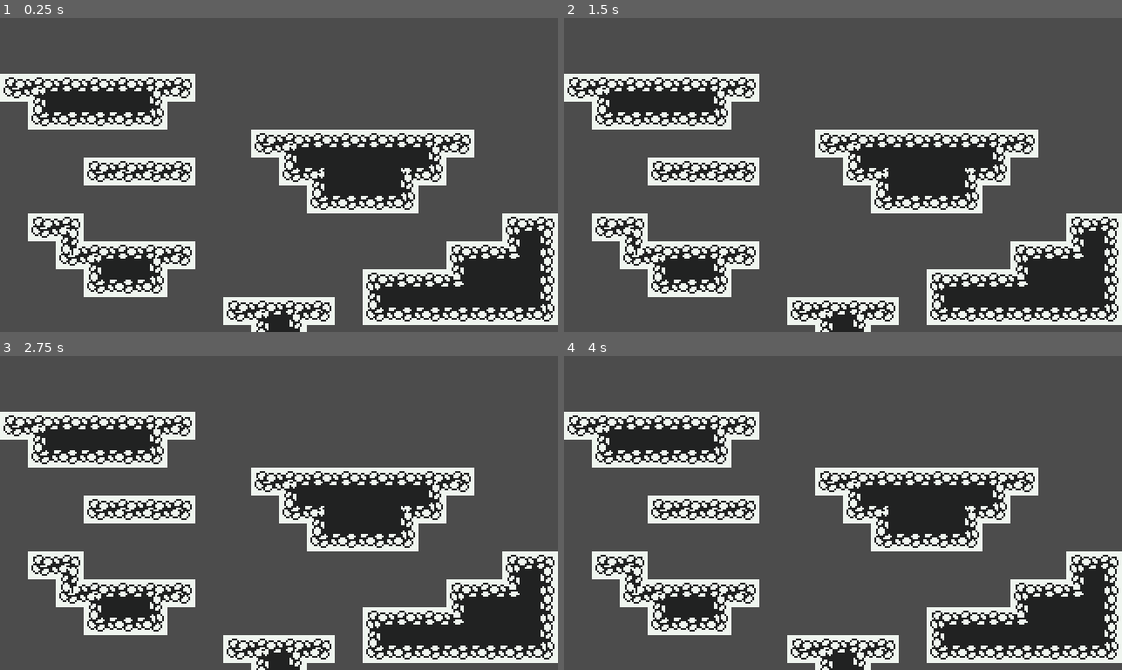
Above: before the commit, frames 1-4 (two rows, left to right).
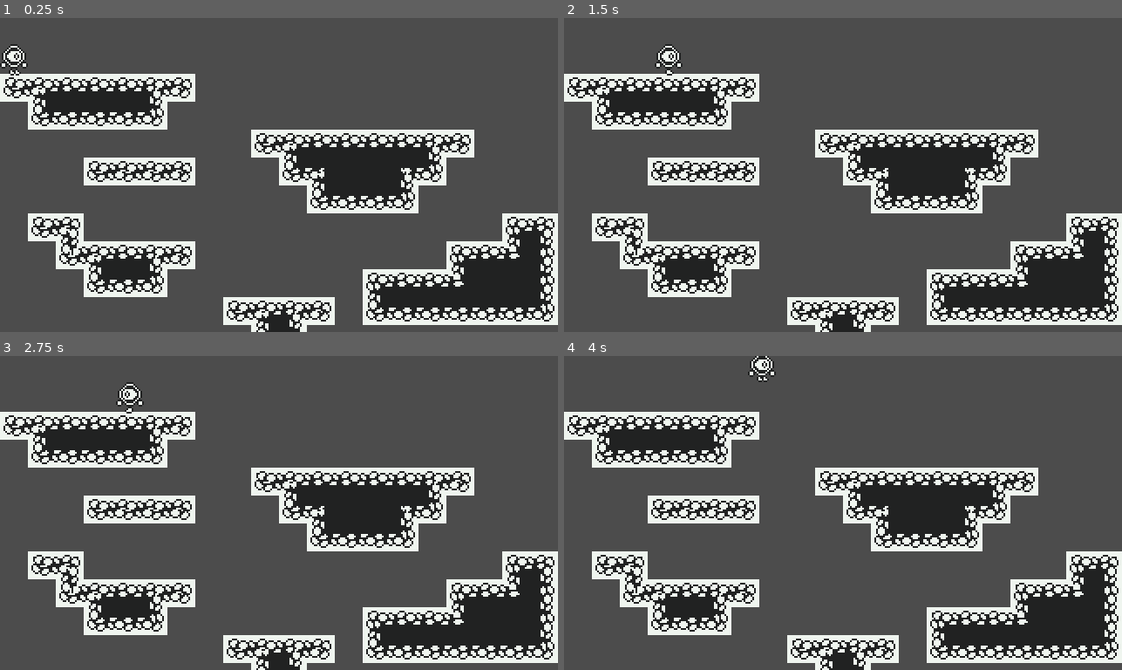
Above: after the commit, the same moments.

Repository: lssalgado/oge-godot
Game: Godot game, scene res://scenes/World.tscn
Same seed, same stepped clock (60 frames per second), same inputs: the game is played once before the commit and once after it.
Inputs:
- Up to frame 1 (0.25 s): no input
- Up to frame 2 (1.5 s): tap Enter at 0.5 s; hold Right (ui_right) from 0.53 s (still down); tap Up (ui_up) at 0.77 s
- Up to frame 3 (2.75 s): tap Up (ui_up) at 1.52 s; release Right (ui_right) at 2.03 s; hold Left (ui_left) from 2.03 s (still down)
- Up to frame 4 (4 s): release Left (ui_left) at 2.78 s; hold Right (ui_right) from 2.78 s (still down); tap Up (ui_up) at 3.02, 3.77 s

The runs differ from the first frame. In frame 1, 0.3% of the frame differs, in the area x 0-5%, y 8-19%; in frame 2, 0.3%; in frame 3, 0.3%; in frame 4, 0.3%.

Commit message:
Improving reset.

Diff:
--- a/scenes/Player.tscn
+++ b/scenes/Player.tscn
@@ -43,7 +43,7 @@
 [node name="Player" type="KinematicBody2D"]
 script = ExtResource( 2 )
 
-[node name="Sprite" type="Sprite" parent="."]
+[node name="Sprite" type="Sprite" parent="." groups=["players"]]
 texture = ExtResource( 1 )
 hframes = 12
 vframes = 4
--- a/scenes/World.tscn
+++ b/scenes/World.tscn
@@ -454,14 +454,12 @@
 } ]
 0/z_index = 0
 
-[node name="World" type="Node2D"]
+[node name="World" type="Node"]
 script = ExtResource( 2 )
-
-[node name="Player" parent="." instance=ExtResource( 1 )]
-position = Vector2( 15, -30 )
+player_scene = ExtResource( 1 )
 
 [node name="TileMap" type="TileMap" parent="."]
 tile_set = SubResource( 48 )
 cell_size = Vector2( 16, 16 )
 format = 1
-tile_data = PoolIntArray( -196609, 0, 4, -262144, 0, 196609, -262143, 0, 196609, -262142, 0, 7, -131073, 0, 65539, -196606, 0, 65539, -65537, 0, 65539, -131070, 0, 65539, -1, 0, 196612, -65536, 0, 196609, -65535, 0, 196609, -65534, 0, 196615, 131072, 0, 196608, 131073, 0, 6, 131074, …(1162 unchanged characters)…
+tile_data = PoolIntArray( 131072, 0, 196608, 131073, 0, 6, 131074, …(1162 unchanged characters)…
--- a/scripts/World.gd
+++ b/scripts/World.gd
@@ -1,19 +1,29 @@
-extends Node2D
+extends Node
+
+export(PackedScene) var player_scene
 
 const START_POSITION = Vector2(8.0, 24.0)
+var player
 
 # Declare member variables here. Examples:
 # var a = 2
 # var b = "text"
 
 
+func new_game():
+#	get_tree().call_group("players", "queue_free")
+	remove_child(player)
+	player = player_scene.instance()
+	add_child(player)
+	player.position = START_POSITION
+
 # Called when the node enters the scene tree for the first time.
 func _ready():
-
+	new_game()
 	pass # Replace with function body.
 
 
 # Called every frame. 'delta' is the elapsed time since the previous frame.
 func _process(delta):
-	if Input.is_action_pressed("restart"):
-		$Player.position = START_POSITION
+	if Input.is_action_just_pressed("restart"):
+		new_game()
